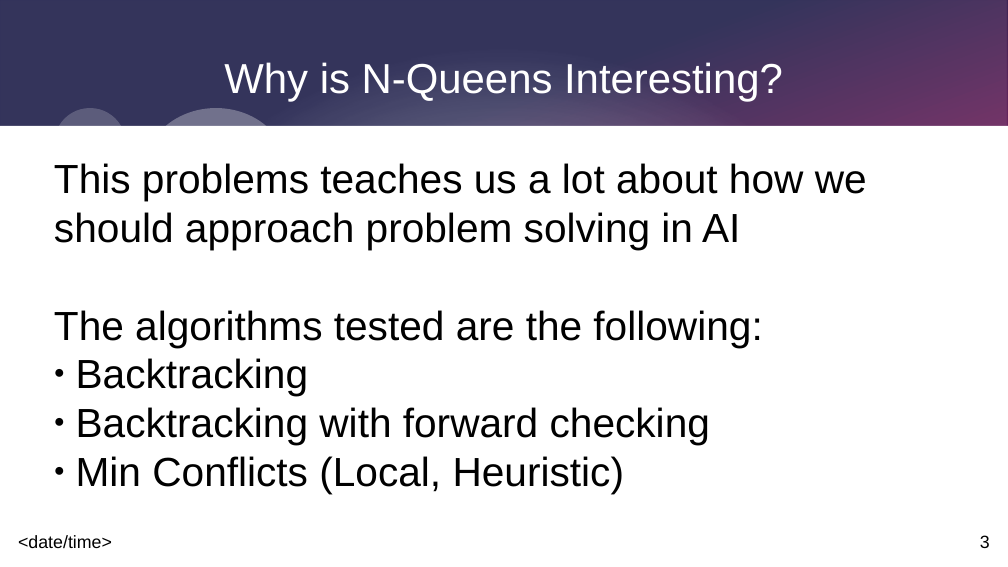
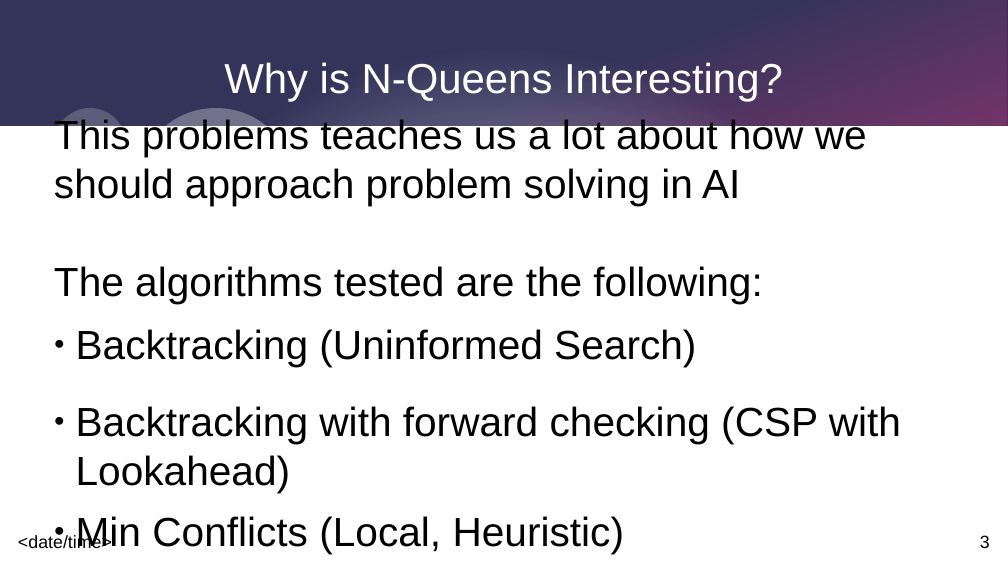
Before and after one commit to Basel-Aldwairi/N_Queens, a slide deck: slide 3 of report/presentation.pptx. Drawn at 1008x567 pixels with LibreOffice and Linux fonts; fonts in the diff are those of the drawing. Boxes give left, top, right and bottom in pixels: in the first picture for what was removed or moved away, otherwise in the second. Text is boxed around its words. In the diff, an @@ line names an element or a change of style, - is before the commit and + after.

```diff
--- a/report/presentation.pptx
+++ b/report/presentation.pptx
@@ subtitle "This problems teaches us a ...": place and size @@
-subtitle "This problems teaches us a ..." at (54, 163, 867, 494)
+subtitle "This problems teaches us a ..." at (54, 117, 901, 554)
@@ subtitle at (76, 329, 901, 492): text changed @@
-● Backtracking
-● Backtracking with forward checking
+● Backtracking (Uninformed Search)
+● Backtracking with forward checking (CSP with Lookahead)
```
Also in this commit, not shown: 4 other slides changed, 1 slide added, 2 other files.
